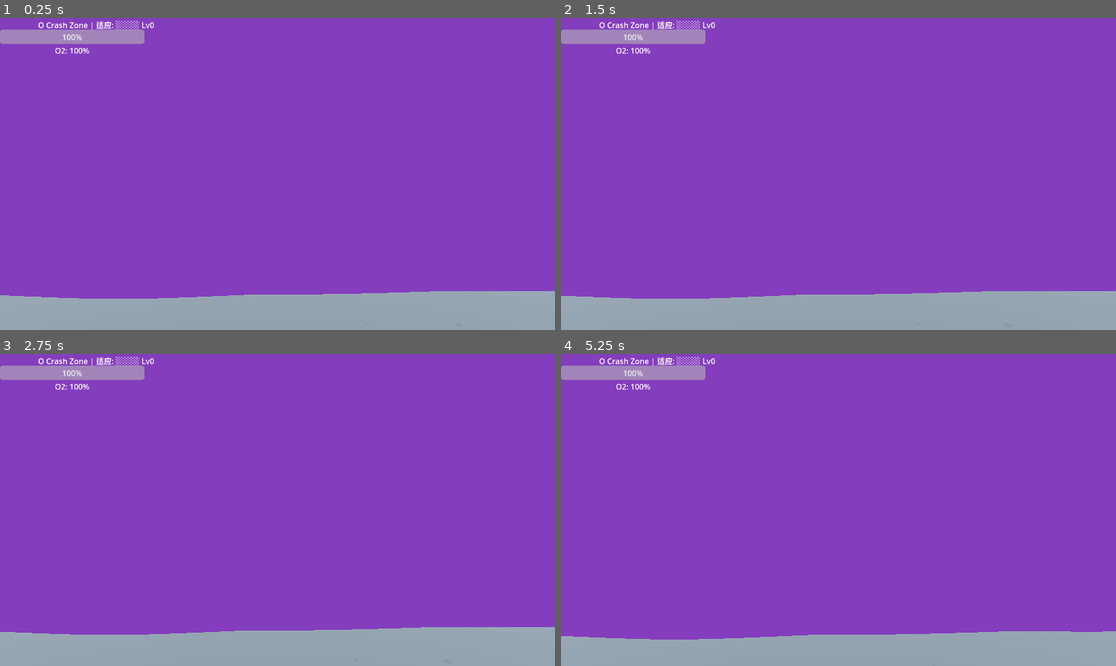
Above: before the commit, frames 1-4 (two rows, left to right).
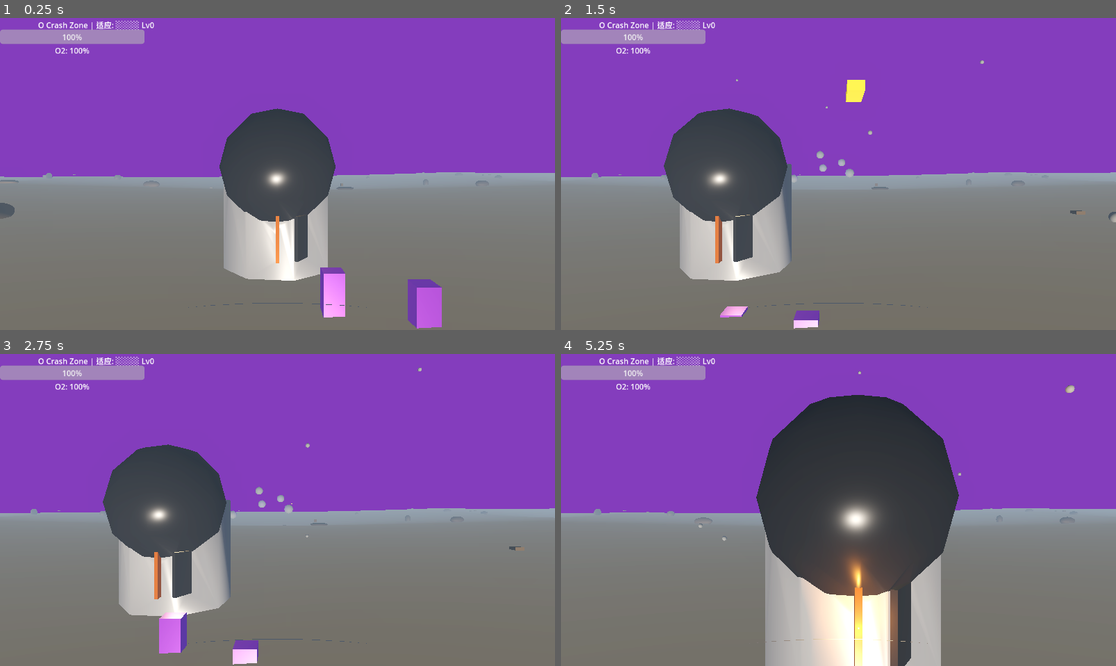
Above: after the commit, the same moments.

Repository: qnctx/star-abyss-game
Game: Godot game, scene res://scenes/main.tscn
Same seed, same stepped clock (60 frames per second), same inputs: the game is played once before the commit and once after it.
Inputs (mouse positions are in pixels of both pictures, inside the frame that each line leads up to):
- Up to frame 1 (0.25 s): no input
- Up to frame 2 (1.5 s): move the mouse to (960, 158) at 0.52 s; hold D (move_right) 0.53-1.28 s; hold E (interact) 0.53-1.28 s; move the mouse to (727, 189) at 1.27 s; hold S (move_back) from 1.28 s (still down); click (727, 189) at 1.35 s
- Up to frame 3 (2.75 s): move the mouse to (333, 441) at 2.02 s; release S (move_back) at 2.03 s; hold D (move_right) from 2.03 s (still down); hold Shift (sprint) from 2.03 s (still down)
- Up to frame 4 (5.25 s): move the mouse to (810, 572) at 2.77 s; release D (move_right) at 2.78 s; release Shift (sprint) at 2.78 s; hold W (move_forward) 2.78-3.53 s; tap T (teleport) at 2.85 s; move the mouse to (1005, 556) at 3.52 s; hold E (interact) 3.53-4.28 s; hold A (move_left) 3.53-5.03 s; move the mouse to (672, 463) at 4.27 s; click (672, 463) at 4.35 s; move the mouse to (866, 510) at 5.02 s; hold S (move_back) from 5.03 s (still down); hold Shift (sprint) from 5.03 s (still down)

The runs differ from the first frame. In frame 1, 53% of the frame differs, in the area x 0-100%, y 28-100%; in frame 2, 54%; in frame 3, 54%; in frame 4, 60%, in the area x 0-100%, y 5-100%.

Commit message:
fix: Camera3D Y from 20 to 0.5 in main.tscn so camera is at eye level

Diff:
--- a/src/scenes/main.tscn
+++ b/src/scenes/main.tscn
@@ -89,7 +89,7 @@
 shape = SubResource("CylinderShape3D_player")
 
 [node name="Camera3D" type="Camera3D" parent="Player"]
-transform = Transform3D(1, 0, 0, 0, 1, 0, 0, 0, 1, 0, 20, 0)
+transform = Transform3D(1, 0, 0, 0, 1, 0, 0, 0, 1, 0, 0.5, 0)
 current = true
 fov = 50.0
 projection = 0
